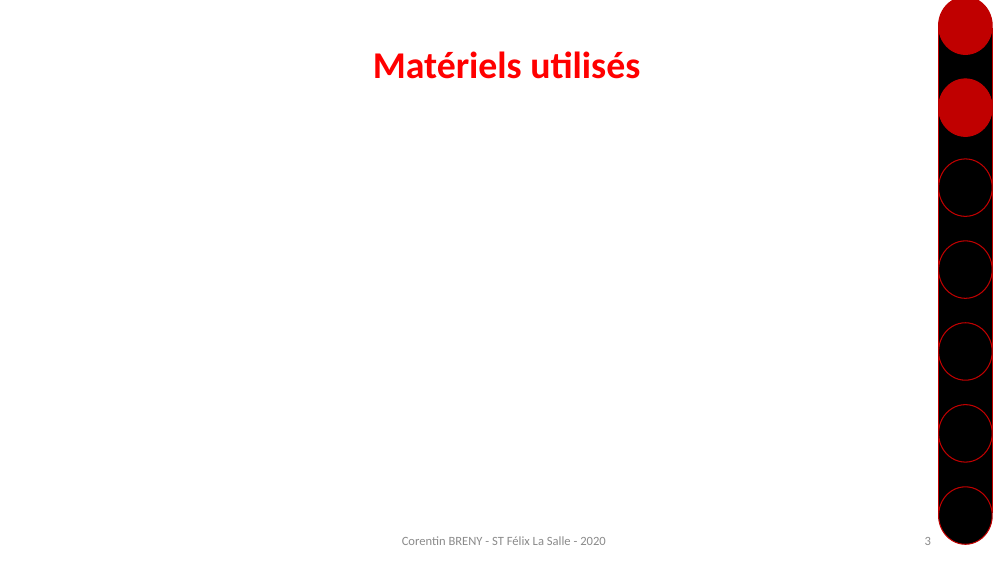
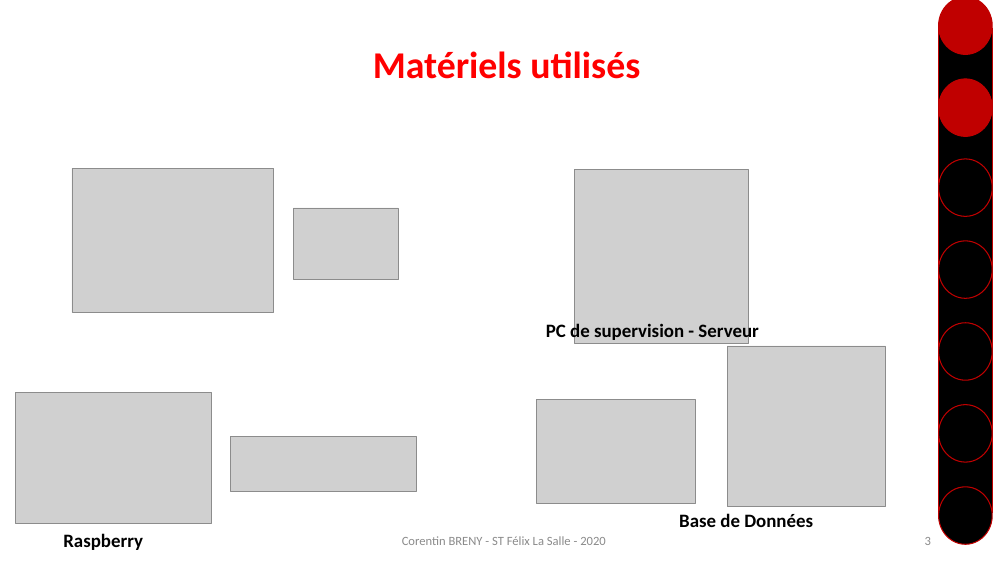
Before and after one commit to corentin-breny/Systeme_Escape_Game_13emePorte, a slide deck: slide 3 of Etudiants/Corentin/RDP n°1.pptx. Drawn at 1008x567 pixels with LibreOffice and Linux fonts; fonts in the diff are those of the drawing; grey boxes stand for pictures; background and template pictures are left out. Boxes give left, top, right and bottom in pixels: in the first picture for what was removed or moved away, otherwise in the second. Text is boxed around its words. In the diff, an @@ line names an element or a change of style, - is before the commit and + after.

Commit message:
finition RDP1

```diff
--- a/Etudiants/Corentin/RDP n°1.pptx
+++ b/Etudiants/Corentin/RDP n°1.pptx
@@ picture added at (72,169,274,312) @@
@@ picture added at (575,169,749,343) @@
@@ picture added at (293,208,399,279) @@
@@ text added at (546,322,758,343), 18 pt, text #000000, bold @@
+PC de supervision - Serveur
@@ picture added at (727,346,885,507) @@
@@ picture added at (16,392,212,523) @@
@@ picture added at (537,400,695,504) @@
@@ picture added at (231,437,416,492) @@
@@ text added at (63,533,143,550), 18 pt, text #000000, bold @@
+Raspberry
@@ text added at (679,513,813,527), 18 pt, text #000000, bold @@
+Base de Données
```
